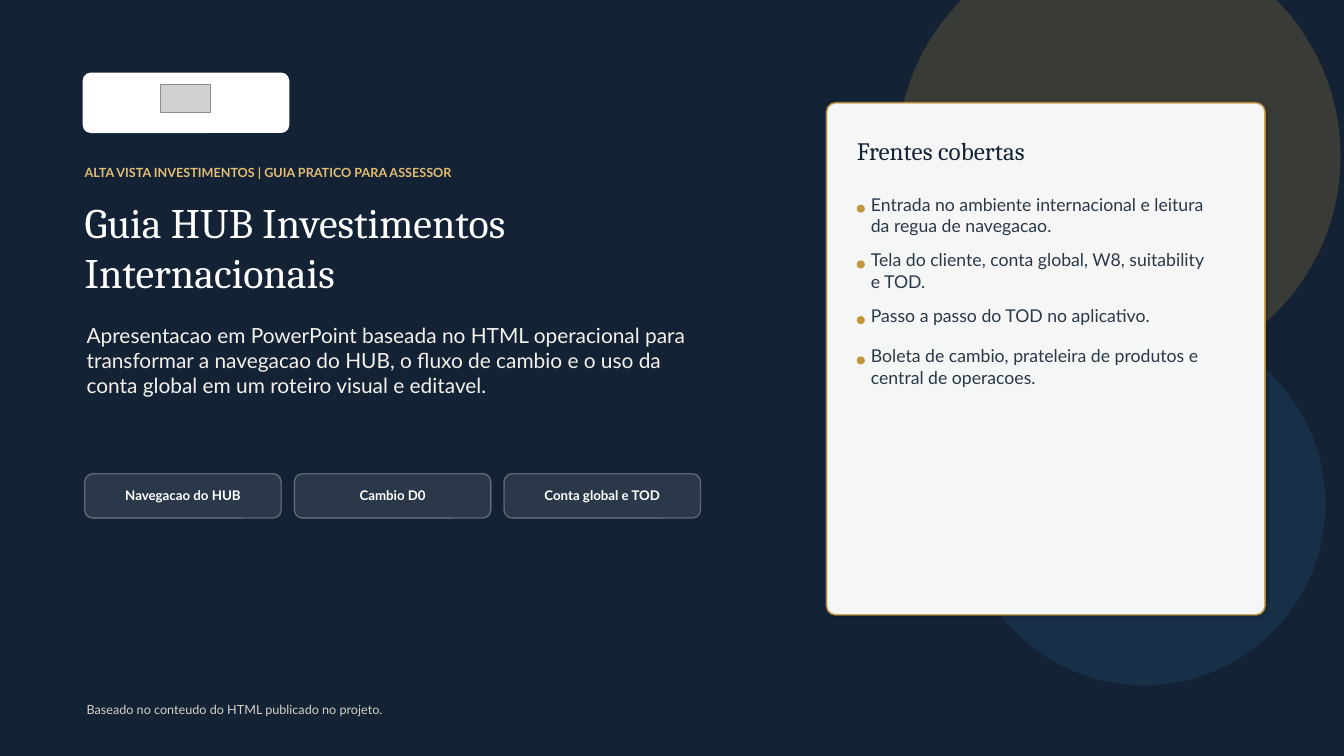
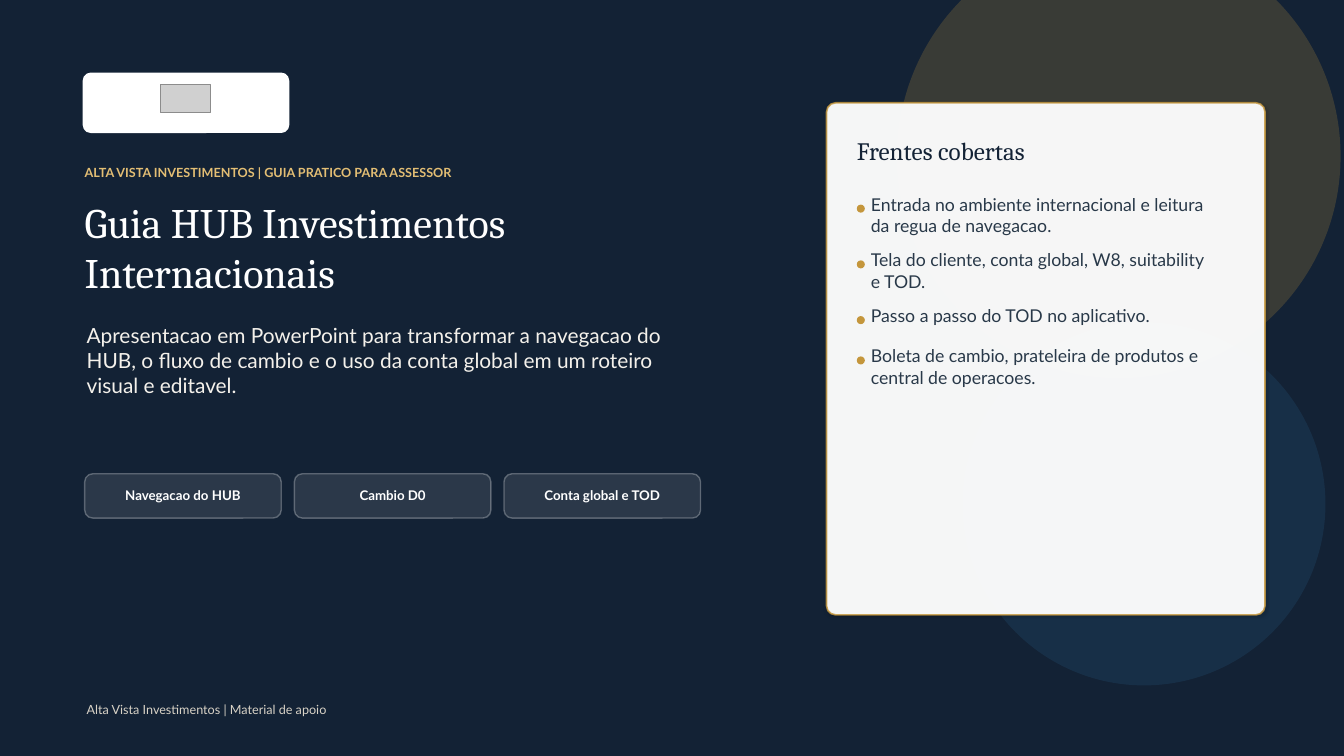
Before and after one commit to ArturLauriano/ApresentacaoOffshore, a slide deck: slide 1 of materials/presentations/guia-hub-investimentos-internacionais-apresentacao.pptx. Drawn at 1344x756 pixels with LibreOffice and Linux fonts; fonts in the diff are those of the drawing; grey boxes stand for pictures. Boxes give left, top, right and bottom in pixels: in the first picture for what was removed or moved away, otherwise in the second. Text is boxed around its words. In the diff, an @@ line names an element or a change of style, - is before the commit and + after.

Commit message:
Refine PPT decks with HTML visuals

```diff
--- a/materials/presentations/guia-hub-investimentos-internacionais-apresentacao.pptx
+++ b/materials/presentations/guia-hub-investimentos-internacionais-apresentacao.pptx
@@ text at (x1=87, y1=327, x2=661, y2=393): text changed @@
-Apresentacao em PowerPoint baseada no HTML operacional para transformar a navegacao do HUB, o fluxo de cambio e o uso da conta global em um roteiro visual e editavel.
+Apresentacao em PowerPoint para transformar a navegacao do HUB, o fluxo de cambio e o uso da conta global em um roteiro visual e editavel.
@@ text at (x1=87, y1=704, x2=327, y2=716): text changed @@
-Baseado no conteudo do HTML publicado no projeto.
+Alta Vista Investimentos | Material de apoio
```
Also in this commit, not shown: 7 other slides changed, 4 other files.
